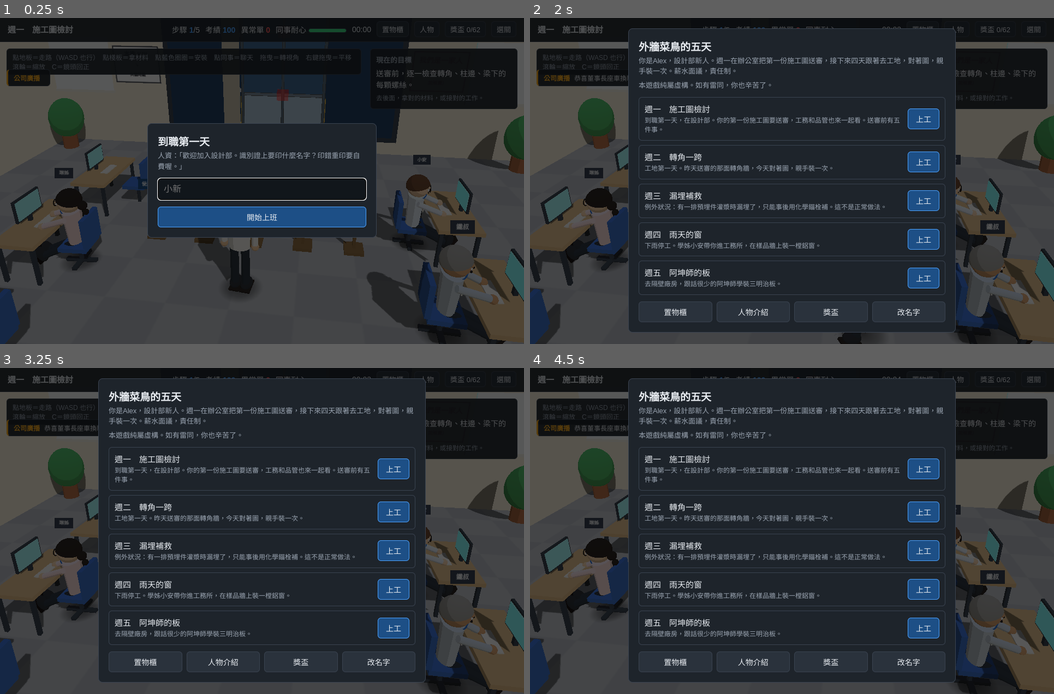
Above: before the commit, frames 1-4 (two rows, left to right).
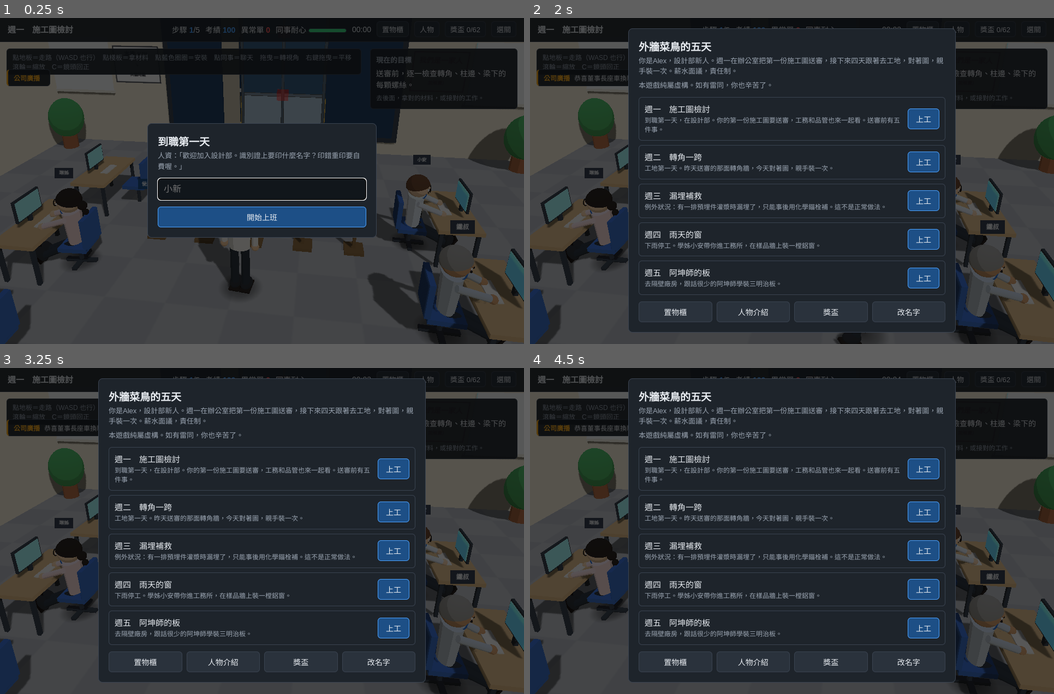
Above: after the commit, the same moments.

Repository: idomaintaipei-alt/cw-game
Game: browser game, page index.html
Two runs of this game, one before a commit and one after it. Both use one fixed random seed, a clock stepped at 60 frames per second and the inputs below.
Inputs (mouse positions are in pixels of both pictures, inside the frame that each line leads up to):
- Up to frame 1 (0.25 s): no input
- Up to frame 2 (2 s): click (792, 190) at 0.27 s; type "Alex" at 0.27 s; click "開始上班" at 0.52 s; hold Right 1.03-1.53 s; tap Space at 1.1, 1.6 s; hold Down 1.58-1.85 s; hold Left from 1.9 s (still down)
- Up to frame 3 (3.25 s): tap Space at 2.1, 2.6, 3.1 s; release Left at 2.47 s; hold Up 2.52-2.82 s; hold Right from 2.87 s (still down)
- Up to frame 4 (4.5 s): release Right at 3.53 s; hold Up 3.58-3.82 s; tap Space at 3.6, 4.1 s; hold Left 3.87-4.3 s; hold Down from 4.35 s (still down)

The runs differ from the first frame. In frame 1, 0.7% of the frame differs, in the area x 0-100%, y 7-99%; in frame 2, 0.6%; in frame 3, 0.6%; in frame 4, 0.6%.

Commit message:
更新網頁版：影子不再閃
Co-Authored-By: Claude Opus 5.5 <noreply@anthropic.com>

Diff:
--- a/index.html
+++ b/index.html
@@ -291,10 +291,10 @@
 renderer.setPixelRatio(Math.min(devicePixelRatio,2)); renderer.setSize(innerWidth, innerHeight); renderer.shadowMap.enabled = true;
 view.appendChild(renderer.domElement);
 const scene = new THREE.Scene(); scene.background = new THREE.Color(0x9aa5b0);
-const camera = new THREE.PerspectiveCamera(45, innerWidth/innerHeight, 0.01, 120);
+const camera = new THREE.PerspectiveCamera(45, innerWidth/innerHeight, 0.05, 160);
 scene.add(new THREE.HemisphereLight(0xffffff, 0xd8c8a0, 0.58));
 const sun = new THREE.DirectionalLight(0xffffff, 0.5); sun.position.set(5,9,7); sun.castShadow = true; sun.shadow.mapSize.set(2048,2048);
-Object.assign(sun.shadow.camera,{left:-8,right:8,top:8,bottom:-8}); sun.shadow.bias=-0.0005; scene.add(sun);
+Object.assign(sun.shadow.camera,{left:-14,right:14,top:14,bottom:-14, near:1, far:90}); sun.shadow.bias=-0.0004; sun.shadow.normalBias=0.03; scene.add(sun); scene.add(sun.target);   /* 影子範圍跟著鏡頭走（見 placeCam） */
 
 // 卡通上色：三階明暗，整個場景同一種畫風
 const toonGrad = (()=>{ const t=new THREE.DataTexture(new Uint8Array([110,185,255]),3,1,THREE.LuminanceFormat); t.minFilter=t.magFilter=THREE.NearestFilter; t.needsUpdate=true; return t; })();
@@ -328,7 +328,7 @@
   g.fillStyle=gr; g.fillRect(0,0,64,64); mat.blob=new THREE.MeshBasicMaterial({map:new THREE.CanvasTexture(c), transparent:true, depthWrite:false}); }                                  // 腳下貼地的影子
 { const c=document.createElement('canvas'); c.width=c.height=64; const g=c.getContext('2d'); g.strokeStyle='#f2c230'; g.lineWidth=7; g.strokeRect(3,3,58,58); g.beginPath(); g.moveTo(3,3); g.lineTo(61,61); g.moveTo(61,3); g.lineTo(3,61); g.stroke();
   const tex=new THREE.CanvasTexture(c); mat.lattice=(rx,ry)=>{ const t=tex.clone(); t.needsUpdate=true; t.wrapS=t.wrapT=THREE.RepeatWrapping; t.repeat.set(rx,ry); return new THREE.MeshBasicMaterial({map:t, transparent:true, alphaTest:.4, side:THREE.DoubleSide}); }; }   // 塔吊的桁架
-mat.road=std(0x8b8780); mat.rebar=std(0x9a5230); mat.net=new TH …(179 unchanged characters)…
+mat.road=std(0x8b8780,{polygonOffset:true, polygonOffsetFactor:-2, polygonOffsetUnits:-2});   /* 路面貼在地上：往前推一點，不跟地面搶 */ mat.rebar=std(0x9a5230); mat.net=new TH …(179 unchanged characters)…
 { const c=document.createElement('canvas'); c.width=c.height=128; const g=c.getContext('2d'); g.fillStyle='#bdbab2'; g.fillRect(0,0,128,128); g.strokeStyle='#a9a69e'; g.lineWidth=3; g.strokeRect(0,0,128,128);   // 屋頂平台的地面：有分割縫的混凝土
   for(let i=0;i<70;i++){ g.fillStyle=i%2?'#b3b0a8':'#c6c3bb'; g.fillRect(Math.random()*128, Math.random()*128, 2, 2); } const t=new THREE.CanvasTexture(c); t.wrapS=t.wrapT=THREE.RepeatWrapping; t.repeat.set(14,7); mat.deck=std(0xffffff); mat.deck.map=t; }                 // 一格 1.2 公尺
 const CLOUDS=[];
@@ -347,7 +347,7 @@
 // 工地的外圍：都擺在走不到的地方，避開座駕和壓送車走的便道、直升機降落的位置，中間（x -3.5～13.1、z -10.8～8.5）留給週二那棟樓
 const yardY = () => L.yard!==undefined ? L.yard : L.gy;                                                    // 地面的高度
 function siteWorld(){ const cx=L.cx, y0=yardY(), hi=L.yard!==undefined, S=m=>{ m.traverse(o=>{ o.castShadow=false; }); return stat(m); };
-  const flat=(w,d,x,z,m)=>{ const g=new THREE.Mesh(new THREE.PlaneGeometry(w,d), m); g.rotation.x=-Math.PI/2; g.position.set(x,y0+0.006,z); g.receiveShadow=true; stat(g); };
+  const flat=(w,d,x,z,m)=>{ const g=new THREE.Mesh(new THREE.PlaneGeometry(w,d), m); g.rotation.x=-Math.PI/2; g.position.set(x,y0+0.02,z); g.receiveShadow=true; stat(g); };
   flat(4.0,36, cx-7.0,-2, mat.road);                                                                                         // 便道
   const fw=std(0xe6e9e4), fg=std(0x2f8f4e), fence=(x0,z0,x1,z1)=>{ const len=Math.hypot(x1-x0,z1-z0), ry=Math.atan2(z0-z1,x1-x0), mx=(x0+x1)/2, mz=(z0+z1)/2;
     [[2.0,1.0,0.06,fw],[0.36,1.35,0.09,fg]].forEach(([h,y,t,m])=>{ const b=box(len,h,t, mx,y0+y,mz, m); b.rotation.y=ry; S(b); }); };
@@ -409,7 +409,7 @@
 // 週二的那棟樓：這一層是四樓。下面三層已經裝好玻璃帷幕；前面是屋頂平台（料放在這裡），後面是這次要灌漿的樓板
 function tower(){ const Y=L.yard, T=-0.25, HH=T-Y, x0=-3.5, x1=13.1, z0=-10.8, z1=8.5, S=m=>{ m.castShadow=false; return stat(m); };
   const hx0=10.3, hx1=12.9, hz0=4.6, hz1=8.0;                                                                                  // 樓梯間的洞口
-  const body=(xa,xb,za,zb)=>S(box(xb-xa,HH-0.02,zb-za, (xa+xb)/2,Y+(HH-0.02)/2,(za+zb)/2, mat.rc));                            // 樓的本體：繞著樓梯間拼成四塊
+  const body=(xa,xb,za,zb)=>stat(box(xb-xa,HH-0.02,zb-za, (xa+xb)/2,Y+(HH-0.02)/2,(za+zb)/2, mat.rc));   /* 樓身會擋光：四樓上的東西的影子不會穿過整棟樓投到地上 */                            // 樓的本體：繞著樓梯間拼成四塊
   ground(Y); body(x0+0.05,hx0,z0+0.05,z1-0.05); body(hx1,x1-0.05,z0+0.05,z1-0.05); body(hx0,hx1,z0+0.05,hz0); body(hx0,hx1,hz1,z1-0.05);
   const deck=(xa,xb,za,zb)=>{ const g=new THREE.PlaneGeometry(xb-xa,zb-za), uv=g.attributes.uv; for(let i=0;i<uv.count;i++) uv.setXY(i, uv.getX(i)*(xb-xa)/16.6, uv.getY(i)*(zb-za)/8.5);   // 平台的地面（貼圖照實際大小鋪）
     const m=new THREE.Mesh(g, mat.deck); m.rotation.x=-Math.PI/2; m.position.set((xa+xb)/2,T,(za+zb)/2); m.receiveShadow=true; stat(m); };
@@ -524,7 +524,7 @@
     [[0,1.55,2.5,0.08],[0,3.05,2.5,0.08],[-1.22,2.3,0.08,1.6],[1.22,2.3,0.08,1.6],[0,2.3,0.06,1.5]].forEach(([dz,y,a,b])=>stat(box(0.08,b,a, x1-0.05,y0+y,z+dz, mat.white))); }); }
 // 週五的廠區外圍（不是工地）：混凝土地坪、車道線、隔壁兩棟蓋好的廠房、堆高機、成捆的三明治板、貨車、圍牆、遠方的樓
 function plantWorld(){ const cx=L.cx, y0=L.gy, S=m=>{ m.traverse(o=>{ o.castShadow=false; }); return stat(m); }, wh=std(0xe9edf0), rf=std(0x5f7f9c), dk=std(0x3a4350);
-  [cx-9.1,cx-4.9].forEach(x=>S(box(0.12,0.012,36, x,y0+0.008,-2, mat.mark)));                                                                  // 車道線
+  [cx-9.1,cx-4.9].forEach(x=>S(box(0.12,0.012,36, x,y0+0.016,-2, mat.mark)));                                                                  // 車道線
   const shed=(x,z,w,d,h,ry)=>{ const g=new THREE.Group(); g.position.set(x,y0,z); g.rotation.y=ry; g.add(box(w,h,d, 0,h/2,0, wh)); [-1,1].forEach(e=>{ const r=box(w/2+0.5,0.16,d+0.6, e*w/4,h+w*0.085,0, rf); r.rotation.z=-e*0.34; g.add(r); });
     g.add(box(3.2,3.4,0.06, -w/4,1.7,d/2+0.02, dk)); g.add(box(3.2,3.4,0.06, w/4,1.7,d/2+0.02, dk)); g.add(box(w,0.5,0.05, 0,h-0.6,d/2+0.02, rf)); S(g); };   // 蓋好的廠房：牆、斜屋頂、兩個捲門
   shed(cx-17,-10,11,18,5.5,0); shed(cx+20,-9,12,20,6,0); S(board(['二廠','（一廠在加班）'], cx-17,y0+4.6,-0.95,0,3.2,'#12161b','#ffffff'));
@@ -1288,9 +1288,12 @@
 
 // ===================== 視角 =====================
 const target=new THREE.Vector3(); let theta=0, phi=1.2, dist=6, keyTheta=0, camGoal=null, minD=2, maxD=14;
-function placeCam(){ const dx=Math.sin(phi)*Math.sin(theta), dz=Math.sin(phi)*Math.cos(theta), R=LV.room; let d=dist;
+function followSun(){ const sx=Math.round(target.x/4)*4, sy=Math.round(target.y/4)*4, sz=Math.round(target.z/4)*4;   // 太陽和影子範圍跟著鏡頭看的地方（每 4 公尺跳一次，影子不會抖）
+  if(sun.target.position.x!==sx || sun.target.position.y!==sy || sun.target.position.z!==sz){ sun.target.position.set(sx,sy,sz); sun.position.set(sx+15,sy+27,sz+21); sun.target.updateMatrixWorld(); } }
+function placeCam(){ followSun(); const dx=Math.sin(phi)*Math.sin(theta), dz=Math.sin(phi)*Math.cos(theta), R=LV.room; let d=dist;
   if(R){ const m=0.4; if(dx>1e-4) d=Math.min(d,(R.x1-m-target.x)/dx); else if(dx<-1e-4) d=Math.min(d,(R.x0+m-target.x)/dx); if(dz>1e-4) d=Math.min(d,(R.z1-m-target.z)/dz); else if(dz<-1e-4) d=Math.min(d,(R.z0+m-target.z)/dz); d=Math.max(0.8,d); }   // 室內：鏡頭碰到牆之前先拉近
-  camera.position.set(target.x+d*dx, target.y+d*Math.cos(phi), target.z+d*dz); camera.lookAt(target); }
+  camera.position.set(target.x+d*dx, target.y+d*Math.cos(phi), target.z+d*dz); camera.lookAt(target);
+  const nn=Math.min(0.5,Math.max(0.03,d*0.02)); if(Math.abs(camera.near-nn)>0.005){ camera.near=nn; camera.updateProjectionMatrix(); } }   // 鏡頭越遠，近裁切面越遠：深度比較準，地上貼的東西不會閃
 let pd=null, dragged=false; const cvs=renderer.domElement;
 cvs.addEventListener('pointerdown',e=>{ pd={x:e.clientX,y:e.clientY,pan:e.button!==0||e.shiftKey}; dragged=false; try{ cvs.setPointerCapture(e.pointerId); }catch(_){} });   // 右鍵（或中鍵、Shift＋左鍵）拖曳＝平移
 cvs.addEventListener('contextmenu',e=>e.preventDefault());
